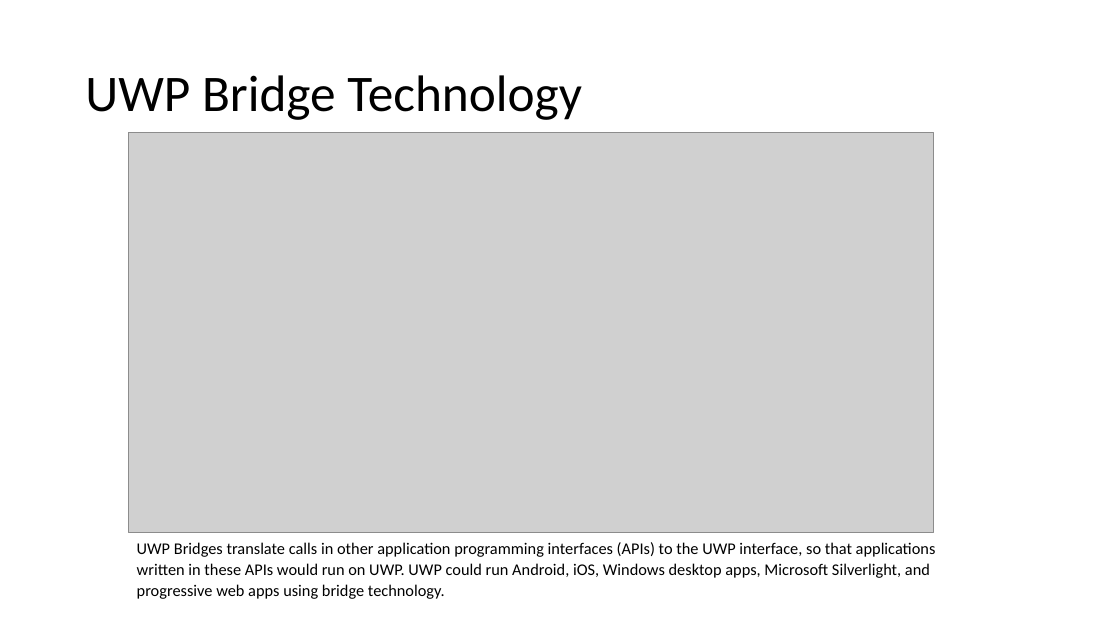
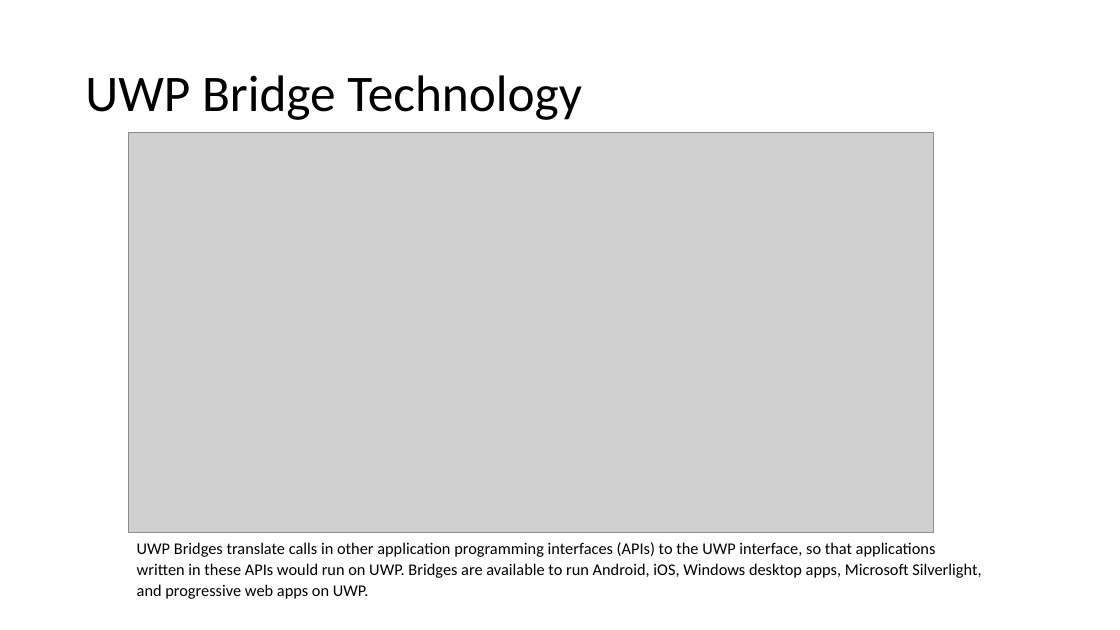
Before and after one commit to aniiiib/StudyNotes, a slide deck: slide 6 of Howto - Programming Modern Windows.pptx (slide 5 before the commit). Drawn at 1120x630 pixels with LibreOffice and Linux fonts; fonts in the diff are those of the drawing; grey boxes stand for pictures. Boxes give left, top, right and bottom in pixels: in the first picture for what was removed or moved away, otherwise in the second. Text is boxed around its words. In the diff, an @@ line names an element or a change of style, - is before the commit and + after.

```diff
--- a/Howto - Programming Modern Windows.pptx
+++ b/Howto - Programming Modern Windows.pptx
@@ text at [137, 542, 981, 599]: text changed @@
-UWP Bridges translate calls in other application programming interfaces (APIs) to the UWP interface, so that applications written in these APIs would run on UWP. UWP could run Android, iOS, Windows desktop apps, Microsoft Silverlight, and progressive web apps using bridge technology.
+UWP Bridges translate calls in other application programming interfaces (APIs) to the UWP interface, so that applications written in these APIs would run on UWP. Bridges are available to run Android, iOS, Windows desktop apps, Microsoft Silverlight, and progressive web apps on UWP.
```
Also in this commit, not shown: 6 other slides changed, 2 slides added.
